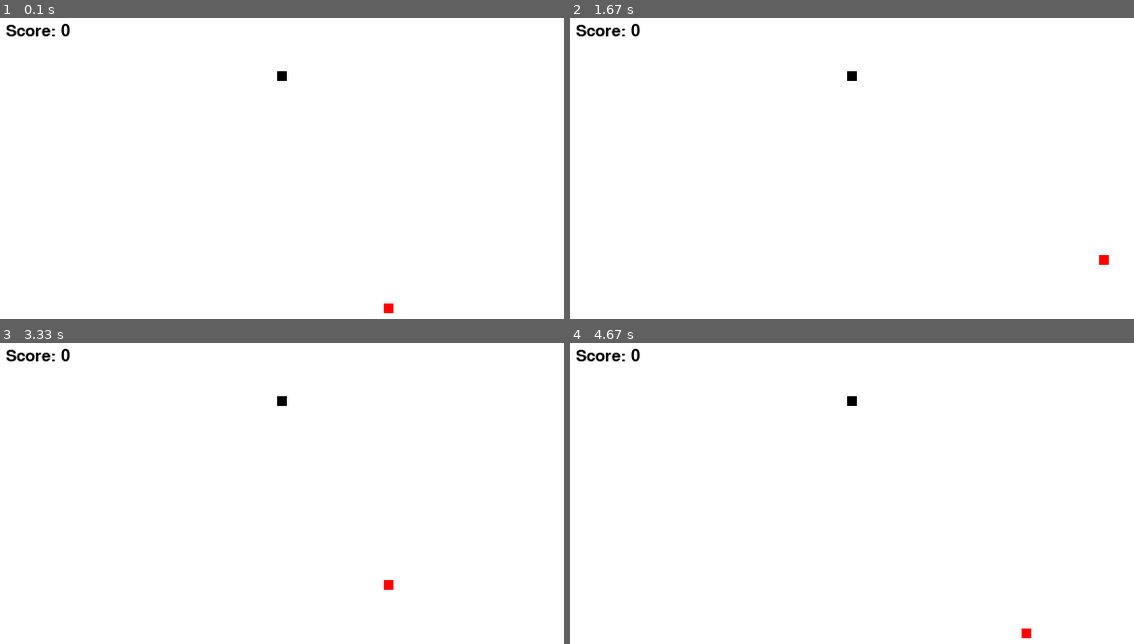
Above: before the commit, frames 1-4 (two rows, left to right).
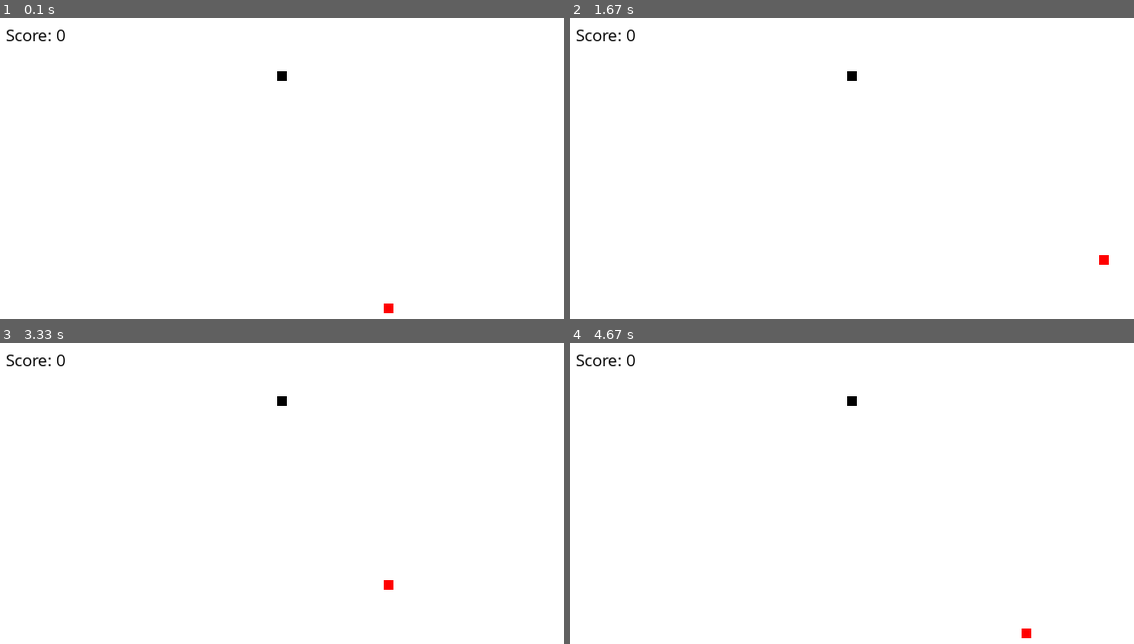
Above: after the commit, the same moments.

Repository: rushabhpanbude/Py-Game
Game: pygame game, started from Py game.py
Same seed, same stepped clock (60 frames per second), same inputs: the game is played once before the commit and once after it.
Inputs:
- Up to frame 1 (0.1 s): no input
- Up to frame 2 (1.67 s): hold Right 0.33-0.8 s; hold Up 0.83-1.13 s; hold Right 1.17-1.63 s
- Up to frame 3 (3.33 s): hold Left 1.67-2.2 s; hold Down 2.23-2.53 s; hold Left 2.57-2.97 s; hold Up from 3 s (still down)
- Up to frame 4 (4.67 s): release Up at 3.37 s; hold Right 3.4-4.03 s; hold Down 4.07-4.43 s; hold Left from 4.47 s (still down)

The runs differ from the first frame. In frame 1, 0.3% of the frame differs, in the area x 1-13%, y 1-8%; in frame 2, 0.3%; in frame 3, 0.3%; in frame 4, 0.3%.

Commit message:
Update Py game.py

Diff:
--- a/Py game.py
+++ b/Py game.py
@@ -23,7 +23,7 @@
 snake_speed = 15
 
 
-font = pygame.font.SysFont(None, 25)
+font = pygame.font.SysFont("comicsansms", 18)
 
 # Define Snake
 def snake(block_size, snakeList, snakeHead, lead_x, lead_y):
